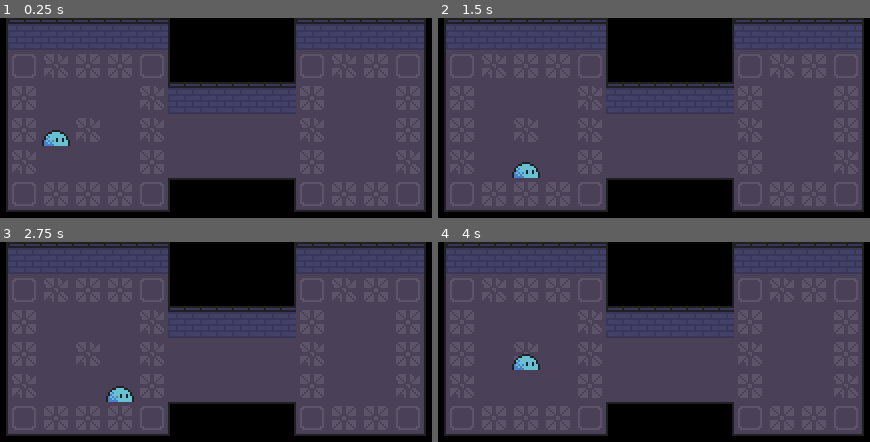
Above: before the commit, frames 1-4 (two rows, left to right).
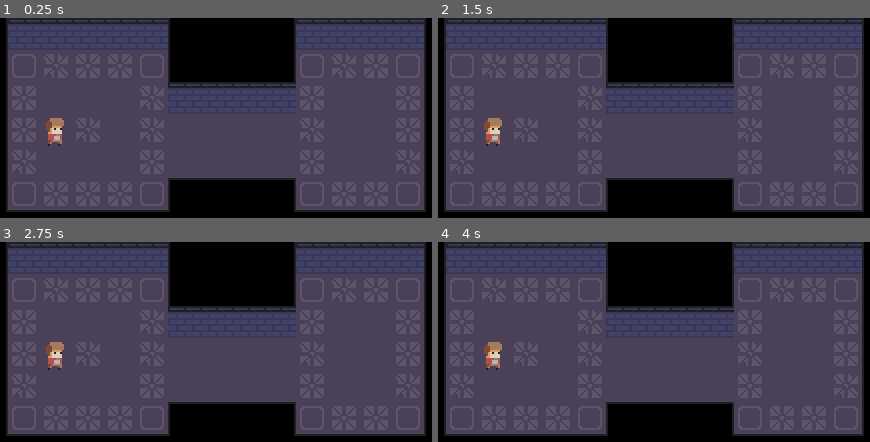
Above: after the commit, the same moments.

Repository: Guthen/KnightHelper
Game: Godot game, scene res://game/Game.tscn
Two runs of this game, one before a commit and one after it. Both use one fixed random seed, a clock stepped at 60 frames per second and the inputs below.
Inputs:
- Up to frame 1 (0.25 s): no input
- Up to frame 2 (1.5 s): tap Enter at 0.5 s; hold Right (ui_right) 0.53-1.28 s; tap Space at 1.25 s; hold Down (ui_down) from 1.28 s (still down)
- Up to frame 3 (2.75 s): tap Enter at 2 s; release Down (ui_down) at 2.03 s; hold Right (ui_right) from 2.03 s (still down)
- Up to frame 4 (4 s): tap Space at 2.75 s; release Right (ui_right) at 2.78 s; hold Up (ui_up) 2.78-3.53 s; tap Enter at 3.5 s; hold Left (ui_left) from 3.53 s (still down)

The runs differ from the first frame. In frame 1, 0.6% of the frame differs, in the area x 9-17%, y 50-64%; in frame 2, 0.9%, in the area x 10-24%, y 50-80%; in frame 3, 0.9%; in frame 4, 0.9%.

Commit message:
modif dir

Diff:
--- a/player/Player.tscn
+++ b/player/Player.tscn
@@ -1,6 +1,6 @@
 [gd_scene load_steps=5 format=2]
 
-[ext_resource path="res://slime.png" type="Texture" id=1]
+[ext_resource path="res://player/player.png" type="Texture" id=1]
 [ext_resource path="res://player/player.gd" type="Script" id=2]
 
 [sub_resource type="SpriteFrames" id=1]
@@ -12,7 +12,7 @@
 } ]
 
 [sub_resource type="RectangleShape2D" id=2]
-extents = Vector2( 8, 8 )
+extents = Vector2( 8, 1 )
 
 [node name="Player" type="KinematicBody2D"]
 script = ExtResource( 2 )
@@ -23,6 +23,5 @@
 centered = false
 
 [node name="CollisionShape2D" type="CollisionShape2D" parent="."]
-visible = false
-position = Vector2( 8, 8 )
+position = Vector2( 8, 15 )
 shape = SubResource( 2 )
--- a/player/player.gd
+++ b/player/player.gd
@@ -1,20 +1,18 @@
-extends Node2D
+extends KinematicBody2D
+var speed = 100
 
 
 func _ready():
 	pass
 
-func _process( delta ):
-	var right = Input.is_action_just_pressed( "ui_right" )
-	var left = Input.is_action_just_pressed( "ui_left" )
-	var up = Input.is_action_just_pressed( "ui_up" )
-	var down = Input.is_action_just_pressed( "ui_down" )
-
-	if right:
-		position.x += 16
-	elif left:
-		position.x -= 16
-	elif up:
-		position.y -= 16
-	elif down:
-		position.y += 16
+func _physics_process( delta ):
+	var dir = Vector2()
+	if Input.is_action_pressed( "up" ):
+		dir.y -= 1
+	if Input.is_action_pressed( "down" ):
+		dir.y += 1
+	if Input.is_action_pressed( "left" ):
+		dir.x -= 1
+	if Input.is_action_pressed( "right" ):
+		dir.x += 1
+	move_and_slide( dir.normalized() * speed )
--- a/project.godot
+++ b/project.godot
@@ -45,6 +45,29 @@
 "svg/scale": 1.0
 }
 
+[input]
+
+up={
+"deadzone": 0.5,
+"events": [ Object(InputEventKey,"resource_local_to_scene":false,"resource_name":"","device":0,"alt":false,"shift":false,"control":false,"meta":false,"command":false,"pressed":false,"scancode":90,"unicode":0,"echo":false,"script":null)
+ ]
+}
+right={
+"deadzone": 0.5,
+"events": [ Object(InputEventKey,"resource_local_to_scene":false,"resource_name":"","device":0,"alt":false,"shift":false,"control":false,"meta":false,"command":false,"pressed":false,"scancode":68,"unicode":0,"echo":false,"script":null)
+ ]
+}
+left={
+"deadzone": 0.5,
+"events": [ Object(InputEventKey,"resource_local_to_scene":false,"resource_name":"","device":0,"alt":false,"shift":false,"control":false,"meta":false,"command":false,"pressed":false,"scancode":81,"unicode":0,"echo":false,"script":null)
+ ]
+}
+down={
+"deadzone": 0.5,
+"events": [ Object(InputEventKey,"resource_local_to_scene":false,"resource_name":"","device":0,"alt":false,"shift":false,"control":false,"meta":false,"command":false,"pressed":false,"scancode":83,"unicode":0,"echo":false,"script":null)
+ ]
+}
+
 [physics]
 
 common/enable_pause_aware_picking=true
Binary file added: player/player.png
Not shown, added: player/player.png.import
